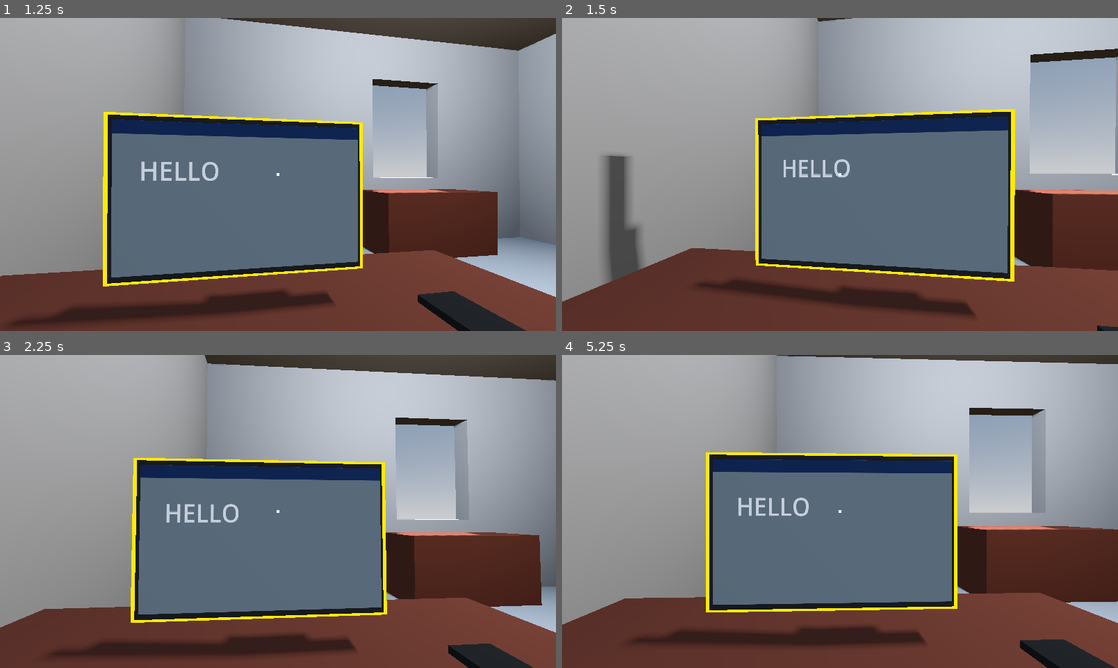
Above: before the commit, frames 1-4 (two rows, left to right).
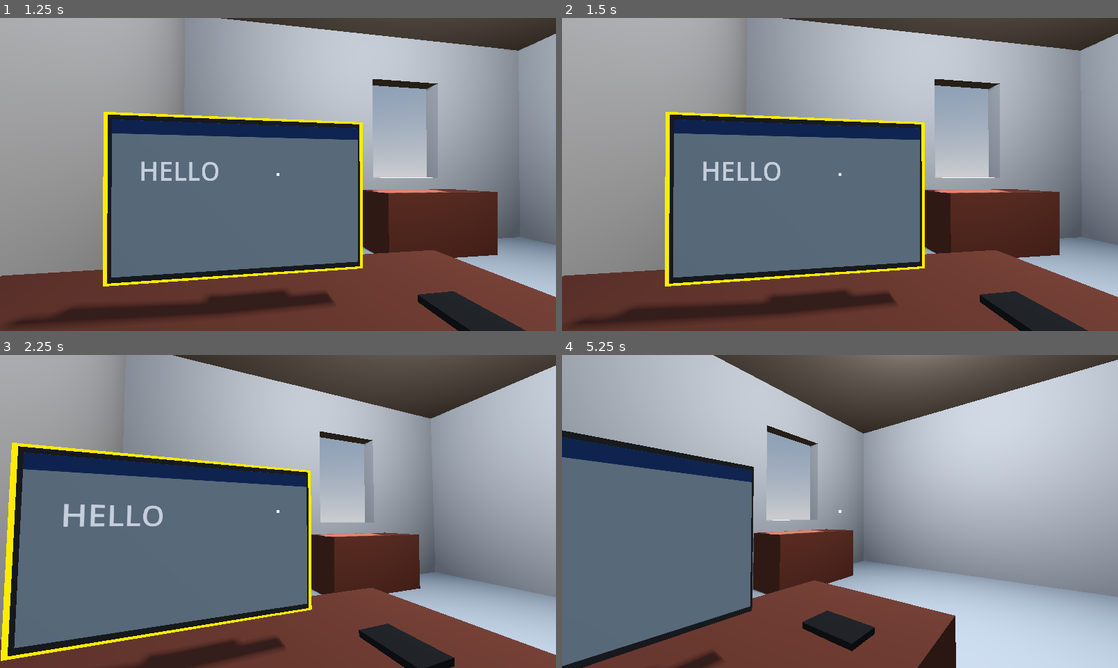
Above: after the commit, the same moments.

Repository: nickcyran/werewolf-on-campus
Game: Godot game, scene res://3D/room/room.tscn
The game is run twice, just before and just after one commit, with the same random seed, the same clock (stepped at 60 frames per second) and the same inputs.
Inputs (mouse positions are in pixels of both pictures, inside the frame that each line leads up to):
- Up to frame 1 (1.25 s): tap Enter at 0.5 s; move the mouse to (305, 174) at 0.52 s; tap Shift at 0.6 s; click (305, 174) at 0.67 s
- Up to frame 2 (1.5 s): tap Space at 1.25 s; move the mouse to (812, 174) at 1.27 s; tap Shift at 1.35 s; click (812, 174) at 1.42 s
- Up to frame 3 (2.25 s): tap Enter at 2 s; move the mouse to (289, 505) at 2.02 s; tap Shift at 2.1 s; click (289, 505) at 2.17 s
- Up to frame 4 (5.25 s): tap Space at 2.75, 4.25 s; move the mouse to (834, 517) at 2.77 s; tap Shift every 0.75 s from 2.85 to 5.1 s; click (834, 517) at 2.92 s; tap Enter at 3.5 s; move the mouse to (878, 514) at 3.52 s; click (878, 514) at 3.67 s; move the mouse to (795, 508) at 4.27 s; click (795, 508) at 4.42 s; move the mouse to (845, 511) at 5.02 s; click (845, 511) at 5.17 s

Frame 1 is identical in both runs. In frame 2, 49% of the frame differs, in the area x 0-100%, y 0-100%; in frame 3, 57%; in frame 4, 78%.

Commit message:
changed mouse lock key to shift

Diff:
--- a/3D/player.gd
+++ b/3D/player.gd
@@ -21,7 +21,7 @@
 
 func _unhandled_input(event: InputEvent) -> void:
 	# Toggle mouse mode
-	if event is InputEventKey and event.pressed and not event.echo and event.keycode == KEY_F1:
+	if event is InputEventKey and event.pressed and not event.echo and event.keycode == KEY_SHIFT:
 		Input.mouse_mode = Input.MOUSE_MODE_VISIBLE if Input.mouse_mode == Input.MOUSE_MODE_CAPTURED else Input.MOUSE_MODE_CAPTURED
 		return
 
